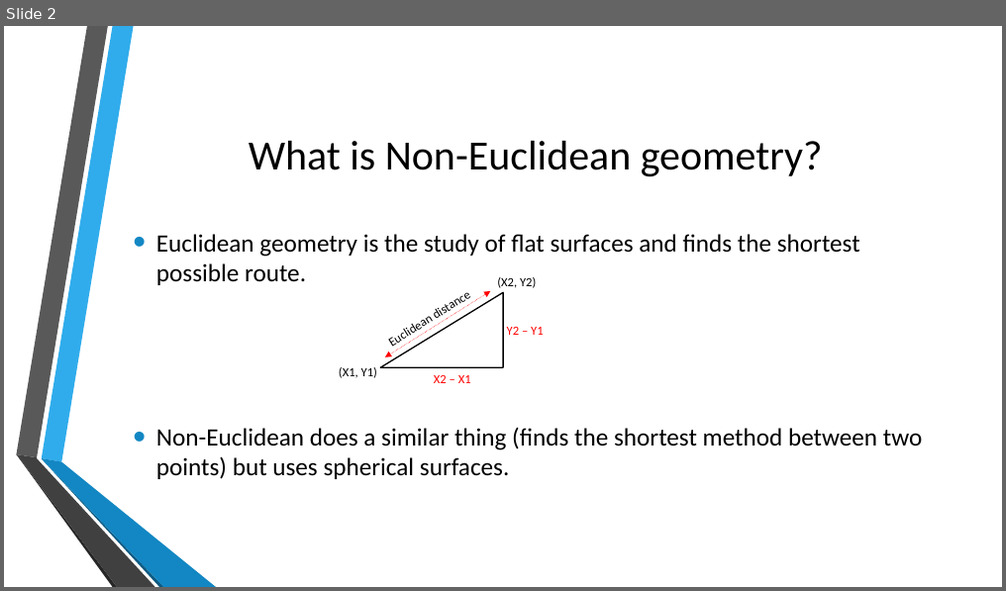
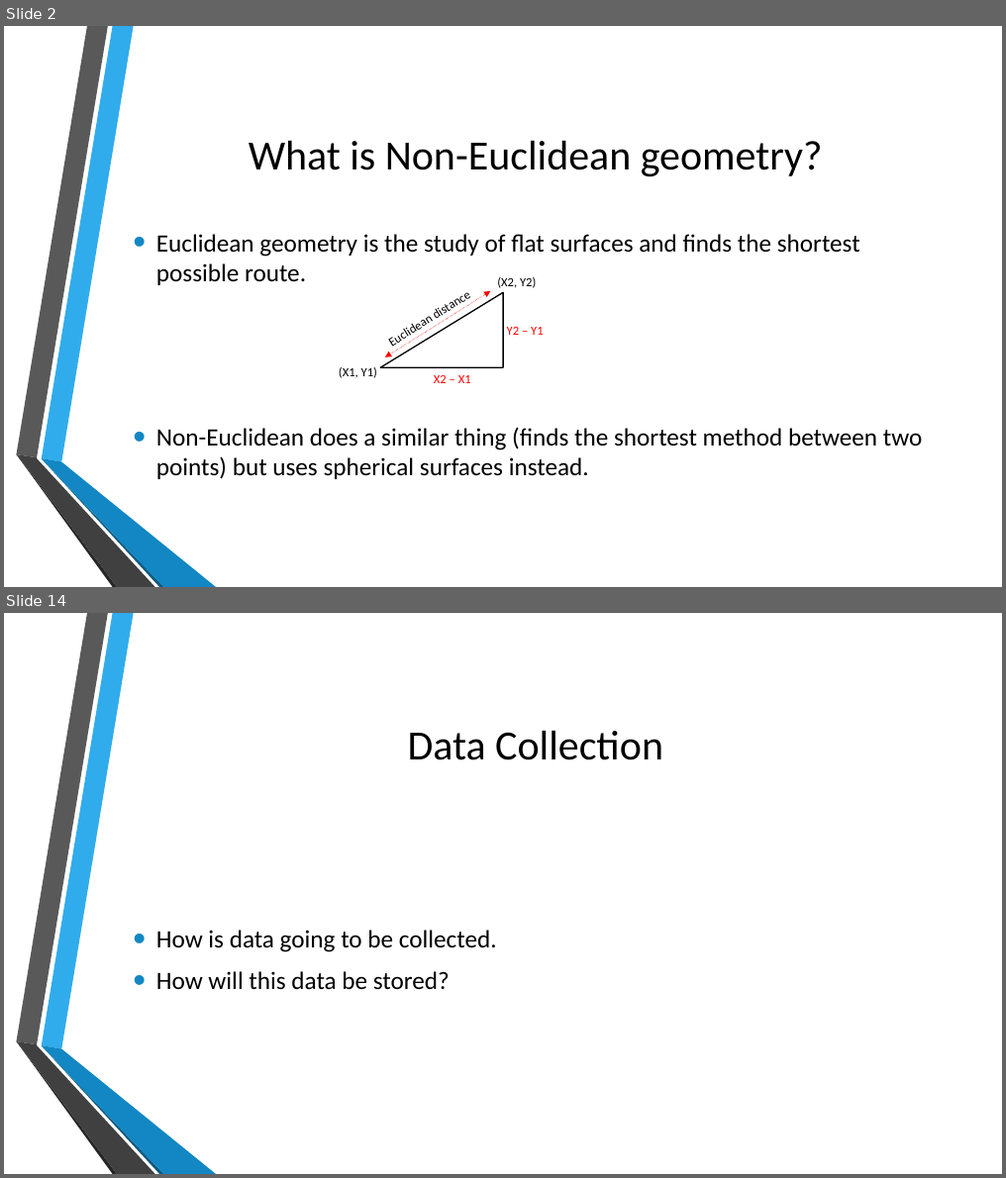
Before and after one commit to Lieu-Tennie/Non-Euclidean-Virtual-Environment-Artefact, a slide deck: Non-Euclidean Presentation.pptx. Shown one above the other, each under a label of ours: slide 2 before the commit, slides 2 and 14 after it; the slides between them are not shown. The pictures are 1006x591 and 1006x1178 pixels, drawn with LibreOffice and Linux fonts; fonts in the diff are those of the drawing; background and template pictures are left out. Boxes give left, top, right and bottom in pixels: in the first picture for what was removed or moved away, otherwise in the second. Text is boxed around its words. In the diff, an @@ line names an element or a change of style, - is before the commit and + after.

```diff
--- a/Non-Euclidean Presentation.pptx
+++ b/Non-Euclidean Presentation.pptx
@@ slide 14 added at (x1=4, y1=613, x2=1002, y2=1174), background picture (left out); not listed: 6 template elements that a slide beside it also shows @@
@@ title added at (x1=408, y1=731, x2=663, y2=761), 40 pt, text #000000 @@
+Data Collection
@@ text added at (x1=156, y1=930, x2=497, y2=990), 24 pt, text #000000 @@
+• How is data going to be collected.
+• How will this data be stored?
@@ slide 2 changed as well @@
@@ text at (x1=156, y1=427, x2=923, y2=479): text changed @@
-• Non-Euclidean does a similar thing (finds the shortest method between two points) but uses spherical surfaces.
+• Non-Euclidean does a similar thing (finds the shortest method between two points) but uses spherical surfaces instead.
```
Also in this commit, not shown: 13 other slides added.
